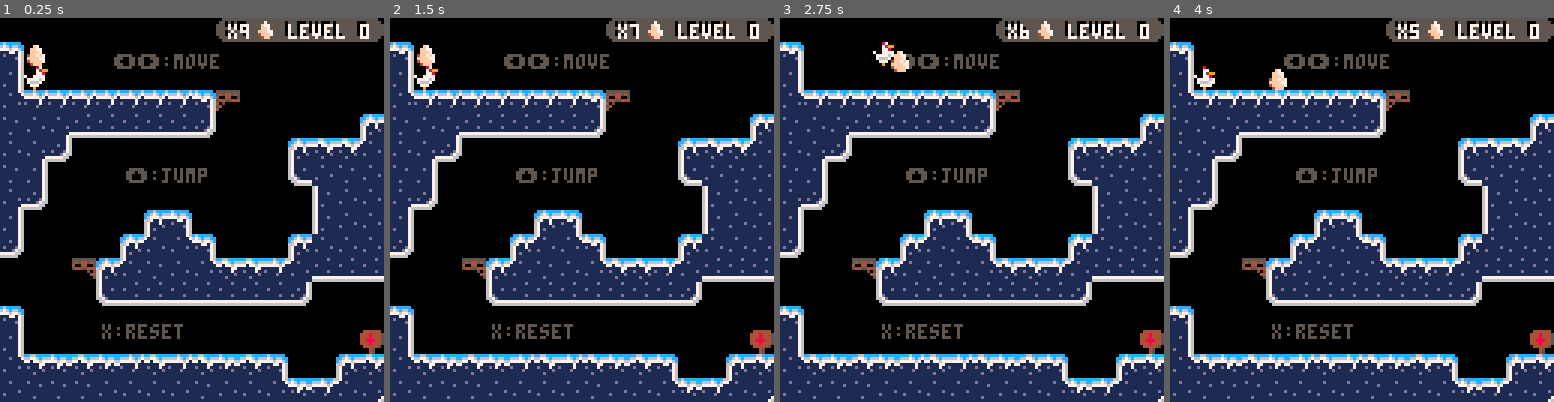
Above: before the commit, frames 1-4 (left to right).
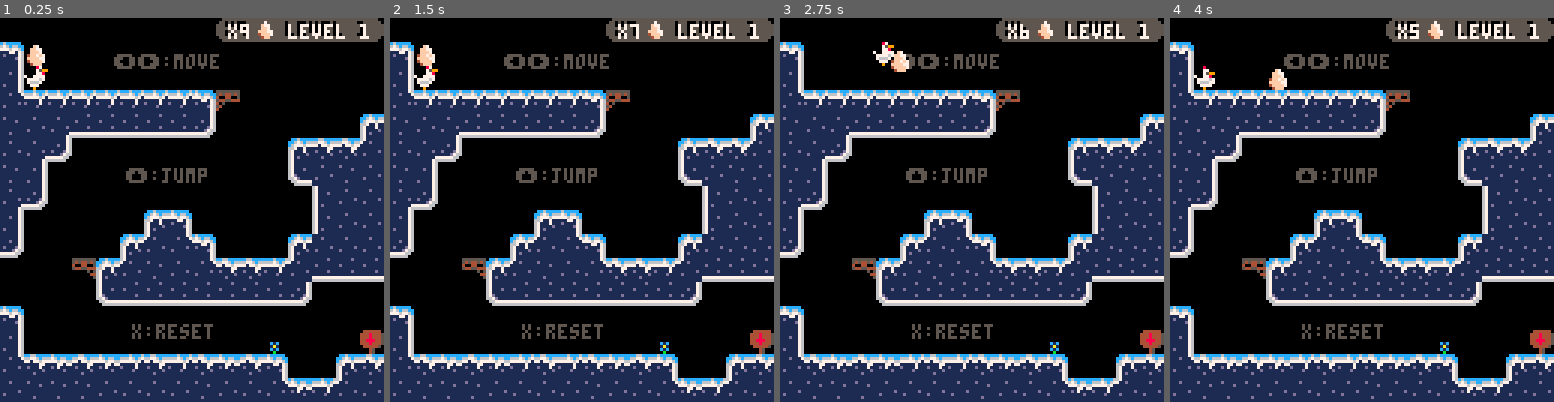
Above: after the commit, the same moments.

Repository: olmorrish/GMTK2021
Game: PICO-8 cartridge gmtk21.p8
Same seed, same stepped clock (60 frames per second), same inputs: the game is played once before the commit and once after it.
Inputs:
- Up to frame 1 (0.25 s): no input
- Up to frame 2 (1.5 s): tap X (X key) at 0.33, 1.07 s; tap O (Z key) at 0.7 s
- Up to frame 3 (2.75 s): hold Right 1.6-2.1 s; tap O (Z key) at 1.7, 2.1, 2.5 s; tap X (X key) at 1.85 s; hold Up 2.15-2.42 s; hold Right from 2.47 s (still down)
- Up to frame 4 (4 s): tap O (Z key) at 2.9, 3.3, 3.7 s; tap X (X key) at 2.97 s; release Right at 3.03 s; hold Left 3.08-3.58 s; hold Down 3.63-3.97 s

The runs differ from the first frame. In frame 1, 0.7% of the frame differs, in the area x 26-100%, y 0-100%; in frame 2, 0.7%; in frame 3, 0.7%; in frame 4, 0.7%.

Commit message:
Almost Done, Just About to Add Snow

Diff:
--- a/gmtk21.p8
+++ b/gmtk21.p8
@@ -4,7 +4,9 @@
 --variables
 
 function _init()
-	 player={
+ --music(o)
+
+	player={
 		sp=1,
 		x=8,     y=16,
 		h=8,      w=8, --in pixels
@@ -46,6 +48,10 @@
  cam_x=0
  cam_y=0
 
+ --weather
+ flakes={}
+ num_flakes=100
+
 end
 -->8
 --update and draw
@@ -73,8 +79,8 @@
 	 player_draw()
 	end
 
+	egg_draw()
 	ui_draw()
- egg_draw()
  --debug_draw()
 
 end
@@ -150,7 +156,7 @@
  spr(51,x+120,y)
 
  --mini-egg
- if level_num<10 then
+ if level_num<9 then
   spr(52,x+85,y+0)
  else
   spr(52,x+84,y+0)
@@ -160,8 +166,8 @@
  print(str_lives,x+75,y+1,0)
  print(str_lives,x+76,y+2,7)
 
- local str_lvl="level "..level_num
- if level_num<10 then
+ local str_lvl="level "..level_num+1
+ if level_num<9 then
   print(str_lvl,x+95,y+1,0)
   print(str_lvl,x+96,y+2,7)
  else
@@ -222,16 +228,16 @@
 function tips_draw()
 	tip("⬅️➡️:move",38,12,0)
 	tip("⬆️:jump",42,50,0)
-	tip("x:reset",34,102,0)
-
-	tip("spikes hurt!",32,12,1)
-	tip("z:throw",20,52,1)
-	tip("z:pick up",20,60,1)
-	tip("no egg=",44,80,1)
-	tip("move faster",44,86,1)
-	tip("jump farther",44,92,1)
-
-	tip("⬆️ + z",25,32,3)
+	tip("x:reset",44,102,0)
+
+	tip("spikes hurt!",48,12,1)
+	tip("z:throw",40,53,1)
+	tip("z:pick up",40,61,1)
+	tip("no egg=",44,84,1)
+	tip("move faster",44,90,1)
+	tip("jump farther",44,96,1)
+
+	tip("⬆️ + z",40,36,3)
 
 	tip("⬇️ + z",8,16,5)
 end
@@ -271,6 +277,7 @@
 
  --⬆️ jump
  if btnp(⬆️) and player.landed then
+  sfx(12)
   player.landed=false
   if carrying_egg then
    player.dy-=player.boost*0.7
@@ -283,8 +290,10 @@
  if btnp(🅾️)
  and not collide_map(player,"up",1) then
  	if carrying_egg then
+ 		sfx(13)
  		throw_egg()
 	 elseif egg_nearby() then
+	  sfx(15)
 	 	carrying_egg=true
 		end
  end
@@ -384,6 +393,7 @@
 end
 
 function kill_player()
+ sfx(11)
 	respawn(true)
 end
 
@@ -517,6 +526,7 @@
 end
 
 function kill_egg()
+ sfx(11)
  respawn(true)
 end
 -->8
@@ -588,7 +598,9 @@
 --game logic
 
 function next_level()
+ sfx(14)
 	level_num+=1
+	carrying_egg=true
 
 	--move player respawn
 	player.resp_x=(level_num*128)%1024+8
@@ -617,11 +629,17 @@
 end
 
 function game_over()
+ sfx(17)
+ music(1)
 	gameover=true
 	carrying_egg=false
 end
 
 function game_win()
+	music(1)
+	sfx(16)
+	player.x=0
+	player.y=0
 	gamewin=true
 end
 -->8
@@ -630,10 +648,26 @@
 function cheats_update()
 	if btn(⬇️) then
 		if btnp(⬆️) then
-			next_level()
+			--next_level()
 		end
 	end
 end
+-->8
+--snow
+
+function snow_update()
+	for flake in all(snow) do
+
+	end
+end
+
+function add_flake()
+	fl={}
+	fl.x=50 fl.y=50
+	fl.dx=0 fl.dy=0
+	fl.g=0.01
+	add(flakes)
+end
 
 
 
@@ -878,31 +912,63 @@
 
 
 __gff__
-0000000000000000000000000000000000000000000000000000000000000000000080000000000000000000000000000000000000000000000000000000000003030303030303030303030303030303030303030303030303030303030303030303030303030003030003000303000303030303030303030003030303000303
-0540000000000000000000000000000001010101200000000000000000000000000000000000000000000000000000000000000000000000000000000000000000000000000000000000000000000000000000000000000000000000000000000000000000000000000000000000000000000000000000000000000000000000
+0000000000000000000000000000000000000000000000000000000000000000008080000000000000000000000000000000000000000000000000000000000003030303030303030303030303030303030303030303030303030303030303030303030303030303030303030303030303030303030303030303030303030303
+0540000000000000000000000000000001010101200000000000000000000000000000000000000000000000000000000000000000000000000000000000000000000003000000000000000000000000000000000000000000000000000000000000000000000000000000000000000000000000000000000000000000000000
 __map__
 0000000000000000000000000000000000000000000000000000000000000000000000000000000000717272727253617400007154000000000000000000715300000071727272740000000000715364000000000071535274000071727253640000000000000000000000000000715300000000000000000071727272536464
 4400000000000000000000000000000000000000000000000000000000000000000000000000000000000000000071530000000055000000000000000000005100000000000000000000a000000051610000000000007174000000000000716444000000000000000000000000000071a2000000000000000000000000715364
-5400000000000000000000000000000044000000000000000000000000000041000000000000000000000000000000510000000060929150734492930000007100000000000000000000450000005164000000000000000000000000a20000515400000000000000000045000000000044000000000000000000000000005164
-62424242424242424492000000000000624242440000414400004175440000514244920000000000000000000000005143440000000000000055000000000000409291507373440000000000000051614343449494734000000000009393915162440000709293000000000000000000624340920000000000000000a0005164
-6164527272727272740000000000004161616162424263618080527274000051615400000000000000000000700000716454000000000000005140000000915000000000000071737373400000005164727274000000000000000000000000516454949455000000000000000070000052740000000000000000000093917153
-6452740000000000000000004143436361527272727272727272740000000051615400007000000041440000550000006462424400000000005500000000000000000000000000000000000000005164000000000000000000414400000000516454000055808080808080808055000054000000000000000000000000000051
+54000000000000000000000000000000440000000000000000000000a2000041000000000000000000000000000000510000000060929150734492930000007100000000000000000000450000005164000000000000000000000000a20000515400000000000000000045000000000044000000000000000000000000005164
+6242424242424242449200000000000062424244000041440000417544000051424492000000000000000000a400005143440000000000000055000000000000409291507373440000000000000051614343449494734000000000009393915162440000709293000000000000000000624340929300000000000000a0005164
+6164527272727272740000000000004161616162424263548080517274000051615400000000000000000000700000716454000000000000005140000000915000000000000071737373400000005164727274000000000000000000000000516454949455000000000000000070000052740000000000000000000093917153
+64527400000000000000000041434363615272727272727272727400000000516154000070000000414400005500000064624244000000000055000000a4000000000000000000000000000000005164000000000000000000414400000000516454000055808080808080808055000054000000000000000000000000000051
 6154000000000000000000007164616472740000000000000000000000000051615480805580008051548080550000006464647273734000005500000050737300000000000000000000000000507272000050737373737342727240949450636454000051727272727272725354000074000000000000000000000000000071
 5274000000000000000000000051646400000000000000000000000000000051527272727253805272727272740000007272740000000000005592000000000000007000000000000000417340000000000000000000000060000000000000516454000055000000000000007154000000000000000000000000000000000000
-5400000000004144000000000051646400000000000000000000000000414363740000000071725400000000000000000000000000000000005500000000000000005500000070920091550000000081440000414344000000000070000000516454000055000000000000000055005000000000000000000000000000000000
-7400000000416362440000004164646400000050739293939391737373727272000000000000006000000000000000410000000000000000415492930000914100005580808055808080550000000041727342636462737373737372400000516454000055007092000000000060000000000000000000000000000000000000
-0000009141636164624343426372727244000000000000000000000000000000008100000000000000000000000041634400000093915073725400000000007100007172727272727272724492915074000071727274000000940000000000516454000055005500000045000000000044000000000000000000000000000000
-0000000071727272727272727400000054000000000000000000000000000000434492000000000000000000000051645400000000000000007144000000000000000000000000000000006000000000000000000000000000940000000000516454949455005500000000000000000054000000000000000000000000000000
-4400000000000000000000000000000054000000000000000000000000000081615400007000000090920000414363615400000000000000000060939300000000000000000000000000000000000000810000000000000000940000004175637274000060005580000000004144000054000000000000000000000000a20081
-5400000000000000000000000000008162424400000000000000000041426542645400005500004144000000516161615400000000000000000000000000008144000000000000414400000000009041424492917092915073400000005164640094000000005164808080805154808062440000000000000000939150437543
-624365436542434243654344000041436464627543440000004165436364646161548080558080515480808051616161624244000000007000000000000041436242440000a200515400000000414263645480a25500000000000000416364648100000000005164646464646464646464540000000000000000000000715364
-6461616164646464616464626542635264646464646480808064616464616464646164646464646464646464646161616461618080808062756543437543636461646275654275636242436543636461616464646243434343654243636464644375654342436364646464646464646464624480808080808080808080005164
-0000000000000000000000000000000000000000000000000000000000000000000000000000000000000000000000000000000000000000000000000000000000000000000000000000000000000000000000000000000000000000000000000000000000000000000000000000000000000000000000000000000000000000
-0000000000000000000000000000000000000000000000000000000000000000000000000000000000000000000000000000000000000000000000000000000000000000000000000000000000000000000000000000000000000000000000000000000000000000000000000000000000000000000000000000000000000000
-0000000000000000000000000000000000000000000000000000000000000000000000000000000000000000000000000000000000000000000000000000000000000000000000000000000000000000000000000000000000000000000000000000000000000000000000000000000000000000000000000000000000000000
-9090900000000000000000000000000000000000810000000000000000000000000000008100000000000000000000000000000000810000000000000000000000000000008100000000000000000000000000000000000000000000000000000000000000000000000000000000000000000000000000000000000000000000
-000000000000000000000000000000004c4c4c4c4c0000000000000000000000484848484800000000000000000000004848484848000000000000000000000048484848480000000000000000000000000000000000000000000000000000000000000000000000000000000000000000000000000000000000000000000000
-0000000000000000000000000000000000000000000000000000000000000000000000000000000000000000000000000000000000000000000000000000000000000000000000000000000000000000000000000000000000000000000000000000000000000000000000000000000000000000000000000000000000000000
-0000000000000000000000810000000000000000000000000000000000000000000000000000000000000000000000000000000000000000000000000000000000000000000000000000000000000000000000000000000000000000000000000000000000000000000000000000000000000000000000000000000000000000
-
-
+5400000000004144000000000051646400000000000000000000000000414363740000000071725400000000000000000000000000000000005500000000000000005500000070929391550000000081440000414344000000000070000000516454000055000000000000000055005000000000000000000000000000000000
+7400000000416362440000004164646400000050409293939391507373727272000000000000006000000000000000410000000000000000415492930000914100005580808055808080550000000041727342636462737373737372400000516454000055007092000000000060000000000000000000000000000000000000
+0000009141636164624343426372727244000000000000000000000000000000a28100000000000000000000000041634400000093915073725400000000007100007172727272727272724492915074000071727274000000940000000000516454000055005500000045000000000044000000000000000000000000000000
+000000007172727272727272740000005400000000000000000000000000000043449200000000000000000000005164540000000000000000714400000000000000000000000000000000600000000000000000000000000094000000000051645494945500550000000000a000000054000000000000000000000000000000
+440000000000000000000000000000005400a200000000000000000000000081615400007000000090920000414363615400000000000000000060939300000000000000000000000000000000000000810000000000000000940000004175637274000060005580000000004144000054a30000000000000000000000a20081
+5400000000000000000000a20000008162424400000000000000000041426542645400005500004144000000516161615400a40000000000000000000000008144000000000000414400000000009041424492917092915073400000005164640094000000005164808080805154808062440000000000000000939150437543
+624365436542434243654344000041436464627543440000004165436364646161548080558080515480808051616161624244000000007000000000000041436242440000a200515400000000414263645480a2550000000000000041636464810000a00000516464646464646464646454a300000000000000000000715364
+6461616164646464616464626542636464646464646480808064616464616464646164646464646464646464646161616461618080808062756543437543636461646275654275636242436543636461616464646243434343654243636464644375654342436364646464646464646464624480808080808080808080005164
+0000000000009400000000000000715374000000000071727274000000000000000000000000000000000000000000005e00000000000000000000007b7c5d4f54007172727272727253646164646164000000000000000000000000000000000000000000000000000000000000000000000000000000000000000000000000
+0000000000009400000000000000005100000000000000000000000000000000490000000000000000000000000000007e000000000000000000000000007b5d54000000000000000071727272536464000000000000000000000000000000000000000000000000000000000000000000000000000000000000000000000000
+44000000000094000000000000000051000000a000000000000000000000000054000000a2a000a100000000000000000000000000000000000000000000005b740000a3000000000000000000717272000000000000000000000000000000000000000000000000000000000000000000000000000000000000000000000000
+749293000000940000a37000000000514343734000000000450000000000a200626a47486a48474849920000000000a000a0a20000000000000000000000005b00000041440000000000000000000000000000000000000000000000000000000000000000000000000000000000000000000000000000000000000000000000
+000000000000700091505400000050636454000000000000940000459291667864645272727272727400000000a400464d4c7d6e0000000000000000a0a3005b00004163540000915044000000000000000000000000000000000000000000000000000000000000000000000000000000000000000000000000000000000000
+0000000000005500000055000000005152740000000000009400000000000000645274000000000000000000464848634f5e00000000000000004b4c6f6f6f6d00007172749200000060000000000000000000000000000000000000000000000000000000000000000000000000000000000000000000000000000000000000
+00000000000055000000609293949451540000000000000041440000700000a0645400000000000000000000715364645c7e0000000000a4a04b4f4f4f7c7c7c00000000000000000000000000000000000000000000000000000000000000000000000000000000000000000000000000000000000000000000000000000000
+0000700000005500000000000000005154000000000000007154949460939166527400000000a00000000000005164647e000000006b7d4c4c4f7c7c7e00000000000000000000000000a3a000000000000000000000000000000000000000000000000000000000000000000000000000000000000000000000000000000000
+000055808080559293914144000000515400004500000000005500000000000054000000000046490000000000516464000000000000007b7c7e00000000000000005044000000000041484744000000000000000000000000000000000000000000000000000000000000000000000000000000000000000000000000000000
+0000717272727400000051540000005174000000000000000055000000a4000074000000004664644900a2a046636464000000000000000000000000000000a400000071409393914163616454000081000000000000000000000000000000000000000000000000000000000000000000000000000000000000000000000000
+0000000000000000004172740000416300000000000045000055920000690000000000914664646464474747527272720000000000000000000000000000004b44000000000000005161646462434243000000000000000000000000000000000000000000000000000000000000000000000000000000000000000000000000
+737373737373424373740094000051640000a30000000080805500006654a381a2000000717272727272727274000000a100000000000000000000000000005b54909200000000007172727272536464000000000000000000000000000000000000000000000000000000000000000000000000000000000000000000000000
+0000000000007174000000940000516400007080808080517274000000517a484e0000000000000000000000000000004ea0000000000000000000000000a35b5490a400000000000000949400715364000000000000000000000000000000000000000000000000000000000000000000000000000000000000000000000000
+8100a000000000000000004500005161000071727272727400000093915164645ea2a200a000a300a0a2a300000000816c4e00a30000a1a221a0a40000004b6d62424980000000000000940000005164000000000000000000000000000000000000000000000000000000000000000000000000000000000000000000000000
+4375424400000000a0a300000000516400000000000000000000a200005164646c4c7f4d6f4d6f6f7f6f6f4e00a14b6f4f6c4d4c7f4d6f4c7f4c4d6f4c4c6d4f527253648000000000009400a1005164000000000000000000000000000000000000000000000000000000000000000000000000000000000000000000000000
+64646462424343424343434343436361656575656575656565654847426364645f4f5f5f4f5f5f4f5f4f4f6c4d4c6d5f4f4f4f4f4f4f4f4f4f4f4f4f4f4f4f4f5400516464808080414275427a426364000000000000000000000000000000000000000000000000000000000000000000000000000000000000000000000000
+…(25 lines of a section not shown)…
Not shown, changed: 38 lines of the sprite sheet (__gfx__) section of gmtk21.p8
Not shown, changed: the thumbnail (__label__) section of gmtk21.p8
Not shown, changed: the music (__music__) section of gmtk21.p8
Not shown, changed: the sound effects (__sfx__) section of gmtk21.p8
